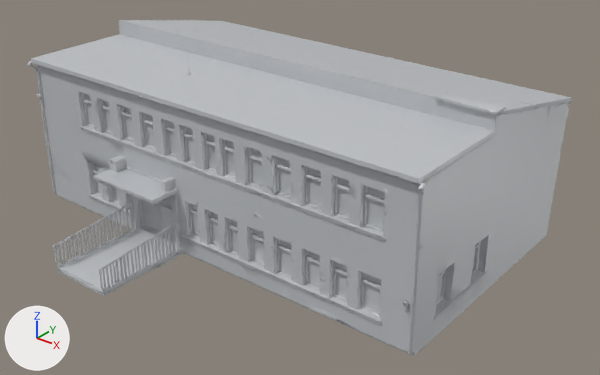
Before and after pictures for a commit that changed the glTF model assets/heavy/office/office-l2.glb.
Before and after are seen from a 50 mm lens placed at (18.9, -21.5, 15.7), pointed at (1.5, 0.3, 2.2). Arrows for +X, +Y and +Z are at lower left; the lights stay in place. The picture after the commit comes second. Where no turn or scale is listed for an object, it has been applied to the vertices. Vertices at exactly the same position are counted once.

The first picture shows 'model.001'.
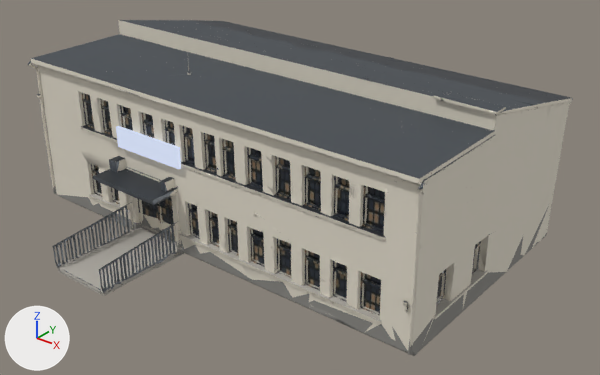
Where the newer file only moved an object's origin or applied its transform, the numbers keep the older frame.

The change in detail:
Picture 'FakeInterior_1_tex' (img_fakeinterior_1_tex) is new.
Material 'Concrete' (mat_concrete) is new.
Its base color is (0.434, 0.413, 0.371) (grey #b0aca4).
Its roughness is 0.95.
Material 'Wall' (mat_wall) is new.
Its base color is (0.791, 0.738, 0.624) (pale yellow #e6dfcf).
Its roughness is 0.9.
Material 'Canopy' (mat_canopy) is new.
Its base color is (0.0437, 0.0513, 0.0612) (dark grey #3b4046).
Its metallic is 0.5.
Material 'FakeInterior_1' (mat_fakeinterior_1) is new.
Its texture is img_fakeinterior_1_tex.
Its metallic is 0.1.
Its roughness is 0.25.
Material 'Railing' (mat_railing) is new.
Its base color is (0.153, 0.171, 0.195) (grey #6d737a).
Its metallic is 0.7.
Its roughness is 0.4.
Material 'Plinth' (mat_plinth) is new.
Its base color is (0.262, 0.254, 0.235) (grey #8c8a85).
Its roughness is 0.95.
Material 'Roof' (mat_roof) is new.
Its base color is (0.0704, 0.0823, 0.0953) (dark grey #4b5157).
Its metallic is 0.2.
Its roughness is 0.7.
Material 'SignBoard' (mat_signboard) is new.
Its base color is (0.0137, 0.0262, 0.0685) (dark blue #1f2d4a).
Its metallic is 0.2.
Its roughness is 0.4.
Its emission color is (0.59, 0.652, 0.8) (pale blue #cad3e7).
Its emission strength is 1.0.
me_model has 50993 vertices, 59948 faces and spans x -8.9..8.9, y -7.1..7.1, z -3.7..3.7.
me_model is used by ob_model_001.
me_model part 1: 2387 vertices moved within x -8.8..8.9, y -7.0..7.1, z -3.7..3.2; 132 vertices removed from x -8.0..8.8, y -6.9..6.8, z -3.4..2.2; 132 vertices added at x -8.0..8.8, y -6.9..6.8, z -3.3..2.3.
me_model part 2: 26650 faces spanning x -8.9..8.9, y -4.4..7.0, z -3.7..3.7 switch from mat_model (light grey #c4c7cb) to mat_wall (pale yellow #e6dfcf).
me_model part 3: 2939 faces spanning x -8.7..8.7, y -3.5..6.9, z -3.1..1.6 switch from mat_model (light grey #c4c7cb) to mat_fakeinterior_1 (picture img_fakeinterior_1_tex).
me_model part 4: 2203 faces spanning x -8.7..8.9, y -3.7..5.3, z 2.2..3.2 switch from mat_model (light grey #c4c7cb) to mat_roof (dark grey #4b5157).
me_model part 5: 1082 faces spanning x -8.8..8.7, y -3.8..6.5, z -3.7..-2.1 switch from mat_model (light grey #c4c7cb) to mat_plinth (grey #8c8a85).
me_model part 6: 2543 faces spanning x -8.8..8.9, y -7.0..7.1, z -3.7..2.4 switch from mat_model (light grey #c4c7cb) to mat_canopy (dark grey #3b4046).
me_model part 7: 762 faces spanning x -8.7..8.8, y -7.0..6.6, z -3.7..-2.7 switch from mat_model (light grey #c4c7cb) to mat_concrete (grey #b0aca4).
me_model part 8: 2046 faces spanning x -8.7..8.8, y -7.1..7.1, z -3.5..2.3 switch from mat_model (light grey #c4c7cb) to mat_railing (grey #6d737a).
Mesh me_logosign is new.
It is a box spanning x -1.6..1.6, y -0.06..0.06, z -0.4..0.4.
It uses material mat_signboard (dark blue #1f2d4a, glowing pale blue #cad3e7).
Object 'LogoSign' (ob_logosign) is new; it shows me_logosign.
Its location is (-2.38, -3.52, 4.1).

Boxes (x1, y1, x2, y2) around the edits, measured in the pictures (600 x 375 px; the box of a moved part takes in the faces that stretch with it):
'LogoSign', added: after (116, 126, 181, 169)
part 1 of me_model, moved or reshaped: before (53, 31, 548, 351); after (53, 20, 563, 351)
part 2 of me_model, recoloured (light grey to pale yellow): (29, 20, 572, 349) in both
part 3 of me_model, recoloured: (82, 94, 538, 310) in both
part 4 of me_model, recoloured (light grey to dark grey): (35, 20, 542, 188) in both
part 5 of me_model, recoloured: (59, 137, 549, 356) in both
part 6 of me_model, recoloured: (31, 20, 571, 303) in both
part 7 of me_model, recoloured: (60, 194, 475, 322) in both
part 8 of me_model, recoloured: (53, 27, 573, 291) in both
